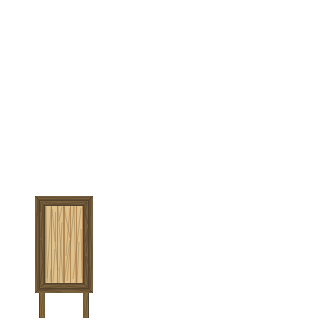
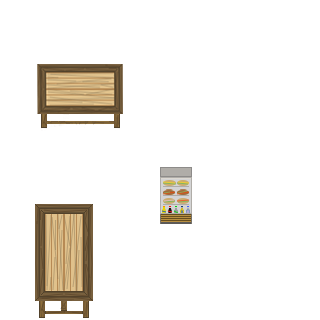
Comparing the layer stacks of the two w=320, h=320 images. Changes:
added layer "Ebene 4" in group "Zeichenfläche 1" over [35, 64, 192, 318]
hid "Ebene 2" over [35, 196, 94, 318]
